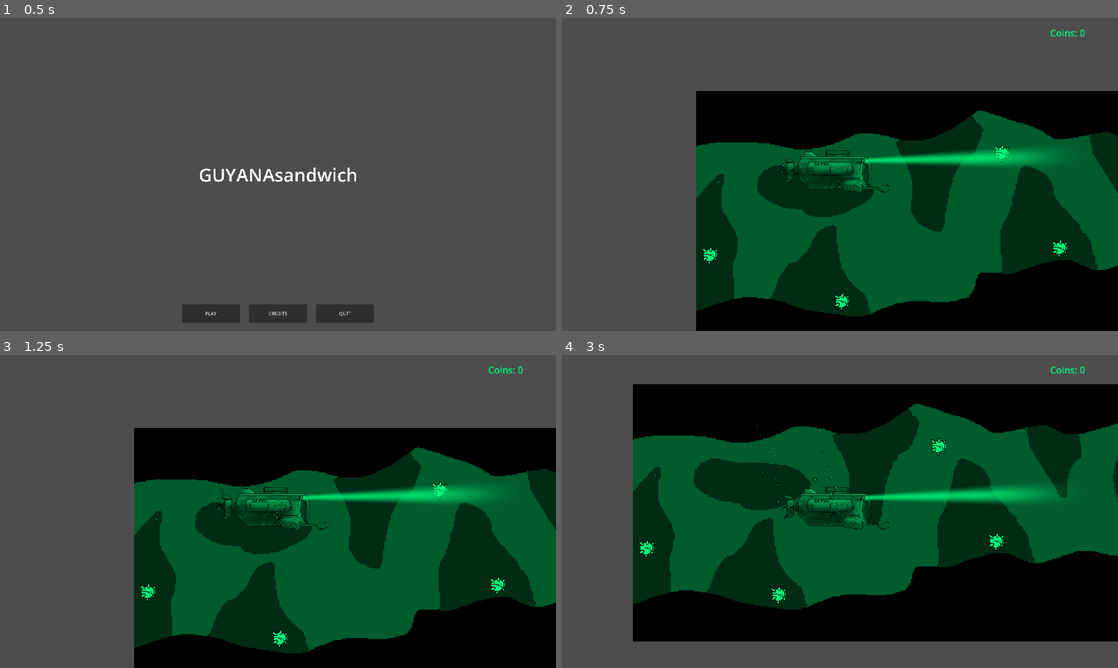
Above: before the commit, frames 1-4 (two rows, left to right).
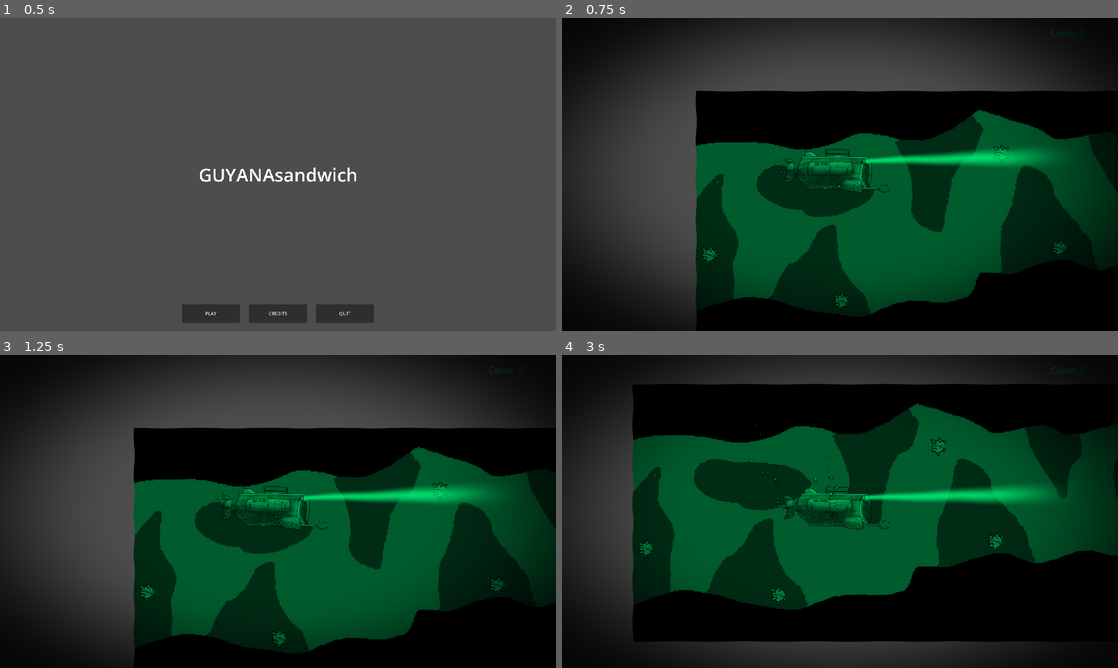
Above: after the commit, the same moments.

Repository: ArceusMaxis/guyana
Game: Godot game, scene res://scenes/main_menu.tscn
Two runs of this game, one before a commit and one after it. Both use one fixed random seed, a clock stepped at 60 frames per second and the inputs below.
Inputs:
- Up to frame 1 (0.5 s): no input
- Up to frame 2 (0.75 s): click "PLAY" at 0.5 s
- Up to frame 3 (1.25 s): no input
- Up to frame 4 (3 s): tap Enter at 1.25 s; hold D (right) 1.28-2.03 s; tap Q (horn, bound only after the commit) at 1.35, 2.3, 2.85 s; hold S (down) 2.03-2.78 s; tap Space (grab) at 2.1 s; hold D (right) from 2.78 s (still down)

Frame 1 is identical in both runs. In frame 2, 30% of the frame differs, in the area x 0-100%, y 0-100%; in frame 3, 30%; in frame 4, 30%.

Commit message:
after object highlight

Diff:
--- /dev/null
+++ b/default_bus_layout.tres
@@ -0,0 +1,15 @@
+[gd_resource type="AudioBusLayout" format=3 uid="uid://b0qyq7n13kqpr"]
+
+[sub_resource type="AudioEffectPitchShift" id="AudioEffectPitchShift_j3pel"]
+resource_name = "PitchShift"
+pitch_scale = 0.75
+
+[resource]
+bus/1/name = &"Music"
+bus/1/solo = false
+bus/1/mute = false
+bus/1/bypass_fx = false
+bus/1/volume_db = 0.0
+bus/1/send = &"Master"
+bus/1/effect/0/effect = SubResource("AudioEffectPitchShift_j3pel")
+bus/1/effect/0/enabled = true
--- a/project.godot
+++ b/project.godot
@@ -14,6 +14,10 @@
 run/main_scene="uid://ck52x0bdlmfmj"
 config/features=PackedStringArray("4.7")
 config/icon="res://icon.svg"
+
+[audio]
+
+buses/default_bus_layout="uid://b0qyq7n13kqpr"
 
 [display]
 
@@ -57,6 +61,11 @@
 , Object(InputEventMouseButton,"resource_local_to_scene":false,"resource_name":"","device":-1,"window_id":0,"alt_presse …(250 unchanged characters)…
 ]
 }
+horn={
+"deadzone": 0.2,
+"events": [Object(InputEventKey,"resource_local_to_scene":false,"resource_name":"","device":-1,"window_id":0,"alt_pressed":false,"shift_pressed":false,"ctrl_pressed":false,"meta_pressed":false,"pressed":false,"keycode":0,"physical_keycode":81,"key_label":0,"unicode":113,"location":0,"echo":false,"script":null)
+]
+}
 
 [rendering]
 
--- a/scenes/itembase.tscn
+++ b/scenes/itembase.tscn
@@ -2,6 +2,21 @@
 
 [ext_resource type="Script" uid="uid://btxmdpnnm8tuo" path="res://scripts/item.gd" id="1_fv4ye"]
 [ext_resource type="Texture2D" uid="uid://bdnt0hgdy2mmm" path="res://textures/oldmine.png" id="2_m8ohe"]
+[ext_resource type="Texture2D" uid="uid://vfbhebhloivj" path="res://textures/sparkles.png" id="2_t7xb1"]
+[ext_resource type="Shader" uid="uid://q0n05agted27" path="res://scripts/highlight.gdshader" id="3_m8ohe"]
+
+[sub_resource type="ShaderMaterial" id="ShaderMaterial_t7xb1"]
+shader = ExtResource("3_m8ohe")
+shader_parameter/Line_Smoothness = 0.045
+shader_parameter/Line_Width = 0.1410000066975
+shader_parameter/Brightness = 3.0
+shader_parameter/Rotation_deg = 30.0
+shader_parameter/Distortion = 1.8
+shader_parameter/Speed = 0.7
+shader_parameter/Position = 0.0
+shader_parameter/Position_Min = 0.25
+shader_parameter/Position_Max = 0.5
+shader_parameter/Alpha = 1.0
 
 [sub_resource type="CircleShape2D" id="CircleShape2D_318gt"]
 radius = 25.298222
@@ -10,8 +25,30 @@
 script = ExtResource("1_fv4ye")
 item_id = "oldmine"
 
+[node name="RevealParticles" type="CPUParticles2D" parent="." unique_id=536076596]
+emitting = false
+amount = 15
+texture = ExtResource("2_t7xb1")
+one_shot = true
+explosiveness = 1.0
+gravity = Vector2(0, -100)
+radial_accel_min = -100.0
+radial_accel_max = 100.0
+tangential_accel_min = -100.0
+tangential_accel_max = 100.0
+scale_amount_min = 0.2
+
 [node name="Sprite2D" type="Sprite2D" parent="." unique_id=581678987]
+clip_children = 2
 texture = ExtResource("2_m8ohe")
+
+[node name="highlight" type="ColorRect" parent="Sprite2D" unique_id=1625392461]
+visible = false
+material = SubResource("ShaderMaterial_t7xb1")
+offset_left = -32.0
+offset_top = -32.0
+offset_right = 32.0
+offset_bottom = 32.0
 
 [node name="CollisionShape2D" type="CollisionShape2D" parent="." unique_id=12550328]
 shape = SubResource("CircleShape2D_318gt")
--- a/scenes/main_menu.tscn
+++ b/scenes/main_menu.tscn
@@ -2,6 +2,7 @@
 
 [ext_resource type="Script" uid="uid://chokkc13yav4g" path="res://scripts/main_menu.gd" id="1_ekxnf"]
 [ext_resource type="PackedScene" uid="uid://d3vg41f8d65rh" path="res://scenes/test2d.tscn" id="2_bqqt6"]
+[ext_resource type="AudioStream" uid="uid://cvfsg6tr7nqkd" path="res://audio/Cryptic Sorrow.mp3" id="3_bqqt6"]
 
 [node name="Control" type="Control" unique_id=2022405865]
 layout_mode = 3
@@ -253,3 +254,8 @@
 text = "Music"
 horizontal_alignment = 1
 vertical_alignment = 1
+
+[node name="MenuMusic" type="AudioStreamPlayer" parent="." unique_id=860908379]
+stream = ExtResource("3_bqqt6")
+autoplay = true
+bus = &"Music"
--- a/scenes/subship.tscn
+++ b/scenes/subship.tscn
@@ -7,7 +7,7 @@
 [ext_resource type="Texture2D" uid="uid://p0gm7rfk3pai" path="res://textures/submarine_claw_top.png" id="3_qvn8w"]
 [ext_resource type="Texture2D" uid="uid://bdnt0hgdy2mmm" path="res://textures/oldmine.png" id="4_j33nr"]
 [ext_resource type="Texture2D" uid="uid://cxwufvxoyfmtu" path="res://textures/submarine_claw_bottom.png" id="4_y5eat"]
-[ext_resource type="Shader" uid="uid://b10igr3bwfe23" path="res://scenes/godrays.gdshader" id="6_mjtt7"]
+[ext_resource type="Shader" uid="uid://b10igr3bwfe23" path="res://scripts/godrays.gdshader" id="6_mjtt7"]
 [ext_resource type="Texture2D" uid="uid://cgtpey7opdnpv" path="res://textures/submarine_part_3.png" id="7_yrtbm"]
 [ext_resource type="Texture2D" uid="uid://npym7mnbm0mj" path="res://textures/bubbles.png" id="10_fhyat"]
 
@@ -158,6 +158,9 @@
 &"pickup": SubResource("Animation_o73sm")
 }
 
+[sub_resource type="CircleShape2D" id="CircleShape2D_318gt"]
+radius = 1080.0
+
 [node name="Ship" type="CharacterBody2D" unique_id=1365197171 groups=["player"]]
 scale = Vector2(2, 2)
 script = ExtResource("1_88klh")
@@ -312,3 +315,8 @@
 
 [node name="CanvasModulate" type="CanvasModulate" parent="." unique_id=262899531]
 color = Color(0, 0.9916915, 0.48586094, 1)
+
+[node name="DetectArea" type="Area2D" parent="." unique_id=1091210469]
+
+[node name="CollisionShape2D" type="CollisionShape2D" parent="DetectArea" unique_id=503032081]
+shape = SubResource("CircleShape2D_318gt")
--- a/scenes/test2d.tscn
+++ b/scenes/test2d.tscn
@@ -4,6 +4,21 @@
 [ext_resource type="PackedScene" uid="uid://dbhrivwtxuo2h" path="res://scenes/subship.tscn" id="2_e2ll7"]
 [ext_resource type="PackedScene" uid="uid://cf3niieok1nv3" path="res://scenes/itembase.tscn" id="3_1ov6r"]
 [ext_resource type="PackedScene" uid="uid://ds8yfl6l4ceip" path="res://scenes/checkpoint.tscn" id="4_y38rh"]
+[ext_resource type="Shader" uid="uid://b7q5h52yx2vtm" path="res://scripts/underwater.gdshader" id="5_y38rh"]
+
+[sub_resource type="ShaderMaterial" id="ShaderMaterial_318gt"]
+shader = ExtResource("5_y38rh")
+shader_parameter/distortion_strength = 0.0010000000475
+shader_parameter/distortion_speed = 1.0000000475
+shader_parameter/distortion_frequency = 50.0
+shader_parameter/tint_color = Color(0.1, 0.4, 0.5, 1)
+shader_parameter/tint_strength = 0.0
+shader_parameter/vignette_strength = 0.90000004275
+shader_parameter/vignette_radius = 0.6750000320625
+shader_parameter/enable_caustics = false
+shader_parameter/caustic_strength = 0.15
+shader_parameter/caustic_scale = 6.0
+shader_parameter/caustic_speed = 0.5
 
 [node name="Node2D" type="Node2D" unique_id=212175431]
 
@@ -30,3 +45,13 @@
 
 [node name="Checkpoint" parent="." unique_id=210490658 instance=ExtResource("4_y38rh")]
 position = Vector2(1792, 264)
+
+[node name="CanvasLayer" type="CanvasLayer" parent="." unique_id=2084252347]
+
+[node name="ColorRect" type="ColorRect" parent="CanvasLayer" unique_id=1835105593]
+material = SubResource("ShaderMaterial_318gt")
+anchors_preset = 15
+anchor_right = 1.0
+anchor_bottom = 1.0
+grow_horizontal = 2
+grow_vertical = 2
--- /dev/null
+++ b/scripts/highlight.gdshader
@@ -0,0 +1,69 @@
+shader_type canvas_item;
+render_mode blend_premul_alpha;
+
+uniform float Line_Smoothness : hint_range(0, 0.1) = 0.045;
+uniform float Line_Width : hint_range(0, 0.2) = 0.09;
+uniform float Brightness = 3.0;
+uniform float Rotation_deg : hint_range(-90, 90) = 30;
+uniform float Distortion : hint_range(1, 2) = 1.8;
+uniform float Speed = 0.7;
+uniform float Position : hint_range(0, 1) = 0;
+uniform float Position_Min = 0.25;
+uniform float Position_Max = 0.5;
+uniform float Alpha : hint_range(0, 1) = 1;
+
+vec2 rotate_uv(vec2 uv, vec2 center, float rotation, bool use_degrees){
+		float _angle = rotation;
+		if(use_degrees){
+			_angle = rotation * (3.1415926/180.0);
+		}
+		mat2 _rotation = mat2(
+			vec2(cos(_angle), -sin(_angle)),
+			vec2(sin(_angle), cos(_angle))
+		);
+		vec2 _delta = uv - center;
+		_delta = _rotation * _delta;
+		return _delta + center;
+	}
+
+void fragment() {
+
+	vec2 center_uv = UV - vec2(0.5, 0.5);
+	float gradient_to_edge = max(abs(center_uv.x), abs(center_uv.y));
+	gradient_to_edge = gradient_to_edge * Distortion;
+	gradient_to_edge = 1.0 - gradient_to_edge;
+	vec2 rotaded_uv = rotate_uv(UV, vec2(0.5, 0.5), Rotation_deg, true);
+
+	float remapped_position;
+	{
+		float output_range = Position_Max - Position_Min;
+		remapped_position = Position_Min + output_range * Position;
+	}
+
+	float remapped_time = TIME * Speed + remapped_position;
+	remapped_time = fract(remapped_time);
+	{
+		float output_range = 2.0 - (-2.0);
+		remapped_time = -2.0 + output_range * remapped_time;
+	}
+
+	vec2 offset_uv = vec2(rotaded_uv.xy) + vec2(remapped_time, 0.0);
+	float line = vec3(offset_uv, 0.0).x;
+	line = abs(line);
+	line = gradient_to_edge * line;
+	line = sqrt(line);
+
+	float line_smoothness = clamp(Line_Smoothness, 0.001, 1.0);
+	float offset_plus = Line_Width + line_smoothness;
+	float offset_minus = Line_Width - line_smoothness;
+
+	float remapped_line;
+	{
+		float input_range = offset_minus - offset_plus;
+		remapped_line = (line - offset_plus) / input_range;
+	}
+	remapped_line = remapped_line * Brightness;
+	remapped_line = min(remapped_line, Alpha);
+	COLOR.rgb = vec3(COLOR.xyz) * vec3(remapped_line);
+	COLOR.a = remapped_line;
+}
--- a/scripts/item.gd
+++ b/scripts/item.gd
@@ -4,6 +4,8 @@
 @export var item_value : int = 20
 
 @onready var sprite: Sprite2D = $Sprite2D
+@onready var reveal_particles: CPUParticles2D = $RevealParticles
+@onready var highlight: ColorRect = $Sprite2D/highlight
 
 func hide_item() -> void:
 	visible = false
@@ -14,3 +16,18 @@
 	visible = true
 	set_deferred("monitoring", true)
 	set_deferred("monitorable", true)
+
+func reveal() -> void:
+	if not is_instance_valid(self):
+		return
+
+	if reveal_particles:
+		reveal_particles.restart()
+		reveal_particles.emitting = true
+
+	if highlight:
+		highlight.visible = true
+		await get_tree().create_timer(1.5).timeout
+
+		if is_instance_valid(self) and is_instance_valid(highlight):
+			highlight.visible = false
--- a/scripts/sub2d.gd
+++ b/scripts/sub2d.gd
@@ -13,14 +13,20 @@
 @onready var claw_anim: AnimationPlayer = $AnimationPlayer
 @onready var coinlabel: Label = $Control/Coinlabel
 @onready var colli: CollisionShape2D = $CollisionShape2D
+@onready var detect_area: Area2D = $DetectArea
 
 var nearby_items: Array[Area2D] = []
 var grabbed_item: Area2D = null
 var is_animating: bool = false
 
+var items_in_detect_range: Array[Area2D] = []
+
 func _ready() -> void:
 	grab_area.area_entered.connect(_on_grab_area_entered)
 	grab_area.area_exited.connect(_on_grab_area_exited)
+
+	detect_area.area_entered.connect(_on_detect_area_entered)
+	detect_area.area_exited.connect(_on_detect_area_exited)
 
 	for child in grab_pin.get_children():
 		child.visible = false
@@ -50,6 +56,9 @@
 
 	if Input.is_action_just_pressed("grab"):
 		_toggle_grab()
+
+	if Input.is_action_just_pressed("horn"):
+		_trigger_horn()
 
 	move_and_slide()
 
@@ -113,3 +122,17 @@
 
 	for child in grab_pin.get_children():
 		child.visible = false
+
+func _on_detect_area_entered(area: Area2D) -> void:
+	if area is Item and not items_in_detect_range.has(area):
+		items_in_detect_range.append(area)
+
+func _on_detect_area_exited(area: Area2D) -> void:
+	items_in_detect_range.erase(area)
+
+func _trigger_horn() -> void:
+	for item in items_in_detect_range.duplicate():
+		if is_instance_valid(item) and item.has_method("reveal"):
+			item.reveal()
+		else:
+			items_in_detect_range.erase(item)
--- /dev/null
+++ b/scripts/underwater.gdshader
@@ -0,0 +1,63 @@
+shader_type canvas_item;
+
+uniform float distortion_strength : hint_range(0.0, 0.05) = 0.01;
+uniform float distortion_speed : hint_range(0.0, 5.0) = 1.0;
+uniform float distortion_frequency : hint_range(1.0, 50.0) = 10.0;
+
+uniform vec4 tint_color : source_color = vec4(0.1, 0.4, 0.5, 1.0);
+uniform float tint_strength : hint_range(0.0, 1.0) = 0.25;
+uniform sampler2D SCREEN_TEXTURE : hint_screen_texture, filter_linear_mipmap;
+
+uniform float vignette_strength : hint_range(0.0, 2.0) = 0.8;
+uniform float vignette_radius : hint_range(0.0, 1.5) = 0.75;
+
+uniform bool enable_caustics = true;
+uniform float caustic_strength : hint_range(0.0, 1.0) = 0.15;
+uniform float caustic_scale : hint_range(1.0, 20.0) = 6.0;
+uniform float caustic_speed : hint_range(0.0, 5.0) = 0.5;
+
+float random(vec2 uv) {
+	return fract(sin(dot(uv, vec2(12.9898, 78.233))) * 43758.5453123);
+}
+
+float noise(vec2 uv) {
+	vec2 i = floor(uv);
+	vec2 f = fract(uv);
+
+	float a = random(i);
+	float b = random(i + vec2(1.0, 0.0));
+	float c = random(i + vec2(0.0, 1.0));
+	float d = random(i + vec2(1.0, 1.0));
+
+	vec2 u = f * f * (3.0 - 2.0 * f);
+
+	return mix(a, b, u.x) +
+			(c - a) * u.y * (1.0 - u.x) +
+			(d - b) * u.x * u.y;
+}
+
+void fragment() {
+	vec2 uv = SCREEN_UV;
+
+	float wave_x = sin(uv.y * distortion_frequency + TIME * distortion_speed) * distortion_strength;
+	float wave_y = cos(uv.x * distortion_frequency + TIME * distortion_speed * 0.8) * distortion_strength;
+
+	vec2 distorted_uv = uv + vec2(wave_x, wave_y);
+
+	vec4 screen_color = texture(SCREEN_TEXTURE, distorted_uv);
+
+	vec3 tinted = mix(screen_color.rgb, tint_color.rgb, tint_strength);
+
+	if (enable_caustics) {
+		vec2 caustic_uv = distorted_uv * caustic_scale + vec2(TIME * caustic_speed, TIME * caustic_speed * 0.5);
+		float caustic = noise(caustic_uv);
+		caustic = smoothstep(0.6, 1.0, caustic);
+		tinted += vec3(caustic) * caustic_strength;
+	}
+
+	float dist = distance(uv, vec2(0.5));
+	float vignette = smoothstep(vignette_radius, vignette_radius - 0.4, dist);
+	tinted *= mix(1.0 - vignette_strength, 1.0, vignette);
+
+	COLOR = vec4(tinted, screen_color.a);
+}
Not shown, added: audio/Cryptic Sorrow.mp3.import
Not shown, added: audio/Man Down.mp3.import
Renamed: scenes/godrays.gdshader -> scripts/godrays.gdshader
Renamed: scenes/godrays.gdshader.uid -> scripts/godrays.gdshader.uid
Not shown, added: scripts/highlight.gdshader.uid
Not shown, added: scripts/underwater.gdshader.uid
Binary file changed: textures/oldmine.png
Binary file added: textures/sparkles.png
Not shown, added: textures/sparkles.png.import
Not shown, added: audio/Cryptic Sorrow.mp3
Not shown, added: audio/Man Down.mp3
